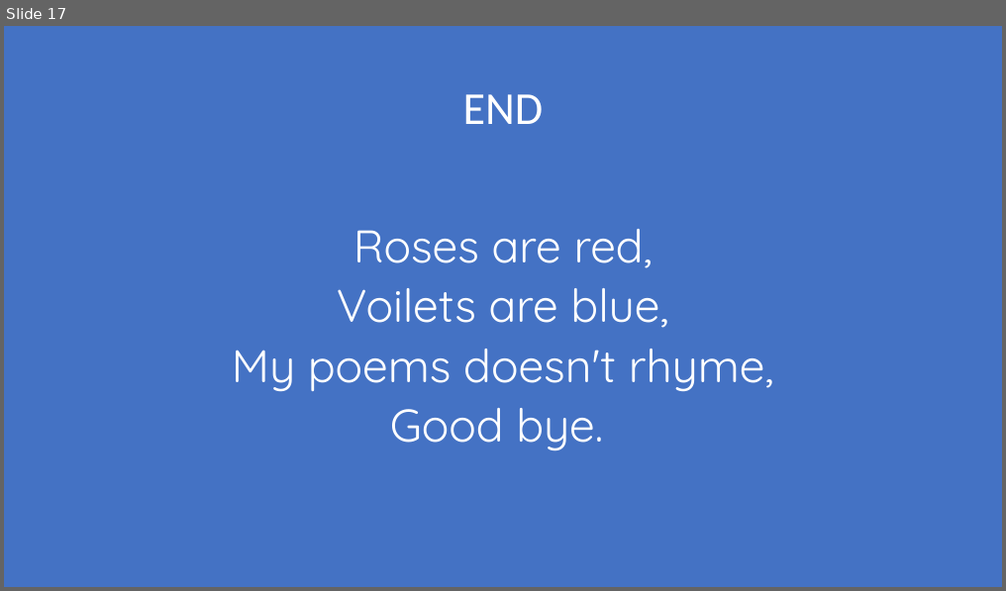
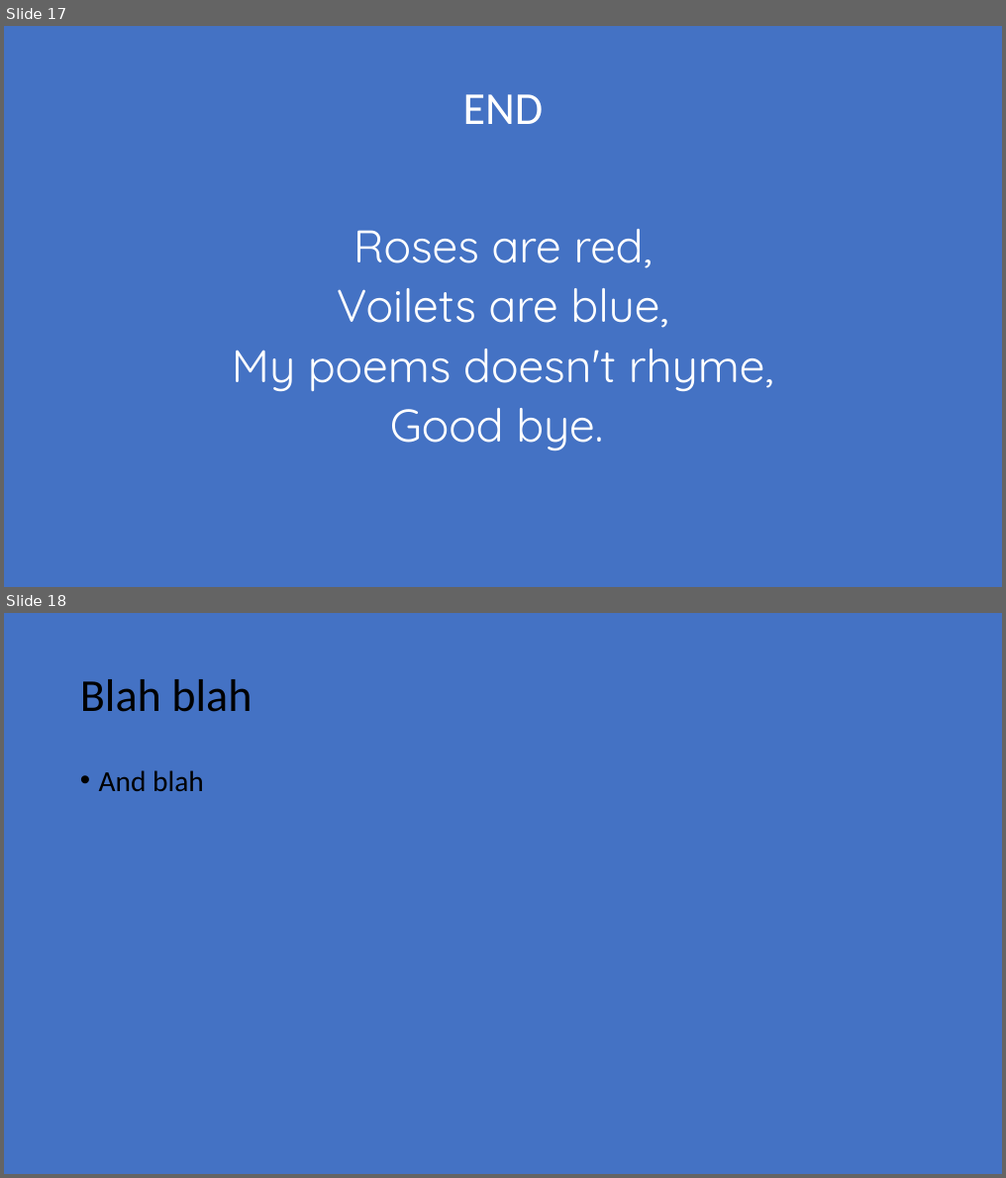
Before and after one commit to susonsapkota/GitLesson, a slide deck: GIT.pptx. Shown one above the other, each under a label of ours: slide 17 before the commit, slides 17 and 18 after it. The pictures are 1006x591 and 1006x1178 pixels, drawn with LibreOffice and Linux fonts; fonts in the diff are those of the drawing. Boxes give left, top, right and bottom in pixels: in the first picture for what was removed or moved away, otherwise in the second. Text is boxed around its words. In the diff, an @@ line names an element or a change of style, - is before the commit and + after.

```diff
--- a/GIT.pptx
+++ b/GIT.pptx
@@ slide 18 added at box(4, 613, 1002, 1174), background #4472C4 @@
@@ title added at box(80, 679, 252, 712), 44 pt, text #000000 @@
+Blah blah
@@ text added at box(99, 770, 204, 791), 28 pt, text #000000 @@
+• And blah
```
Also in this commit, not shown: 1 other file.
